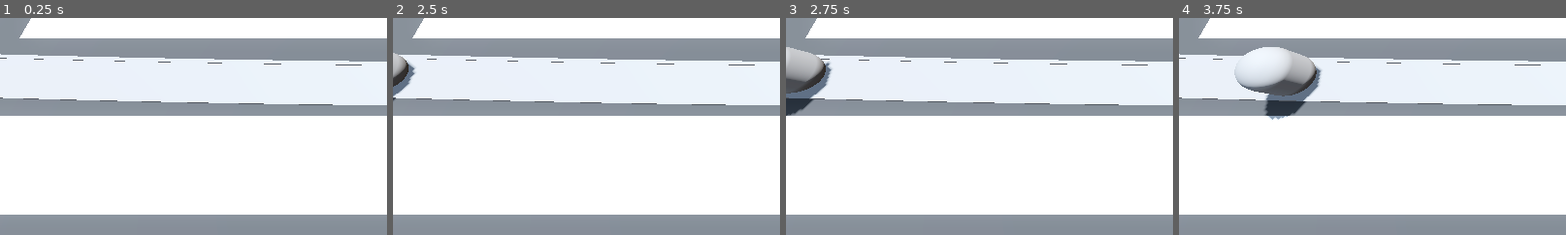
Above: before the commit, frames 1-4 (left to right).
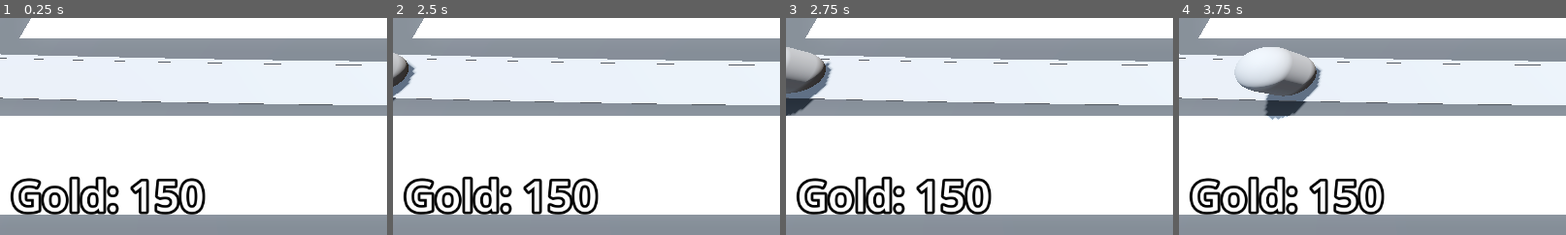
Above: after the commit, the same moments.

Repository: DapperMongoose/BarbarianBlaster
Game: Godot game, scene res://BaseLevel.tscn
The game is run twice, just before and just after one commit, with the same random seed, the same clock (stepped at 60 frames per second) and the same inputs.
Inputs (mouse positions are % of the whole screen's width and height, from its top left):
- Up to frame 1 (0.25 s): no input
- Up to frame 2 (2.5 s): tap Enter at 0.5, 2 s; move the mouse to (72, 45) at 0.52 s; press the mouse at (72, 45) at 0.53 s; tap Space at 1.25 s; move the mouse to (30, 55) at 1.27 s; release the mouse at (30, 55) at 1.28 s; click (30, 55) at 1.35 s; move the mouse to (60, 28) at 2.02 s; press the mouse at (60, 28) at 2.03 s
- Up to frame 3 (2.75 s): no input
- Up to frame 4 (3.75 s): move the mouse to (45, 70) at 2.77 s; release the mouse at (45, 70) at 2.78 s; click (45, 70) at 2.85 s; move the mouse to (80, 65) at 3.52 s; press the mouse at (80, 65) at 3.53 s
The pictures show only the part of the screen within x 0-50%, y 50-100%; the shares and areas given below are measured in that part.

The runs differ from the first frame. In frame 1, 4.0% of the frame differs, in the area x 2-54%, y 72-91%; in frame 2, 4.0%; in frame 3, 4.0%; in frame 4, 4.0%.

Commit message:
completed control nodes and UI lesson

Diff:
--- /dev/null
+++ b/Bank.gd
@@ -0,0 +1,14 @@
+extends MarginContainer
+
+@export var starting_gold := 150
+
+@onready var label: Label = $Label
+
+
+var gold: int:
+	set(gold_in):
+		gold = max(gold_in, 0)
+		label.text = "Gold: " + str(gold)
+
+func _ready() -> void:
+	gold = starting_gold
--- a/BaseLevel.tscn
+++ b/BaseLevel.tscn
@@ -7,6 +7,7 @@
 [ext_resource type="Script" path="res://EnemyPath.gd" id="3_ddfob"]
 [ext_resource type="Script" path="res://TurretManager.gd" id="5_7wwqd"]
 [ext_resource type="PackedScene" uid="uid://d0fevutngcvvu" path="res://Turret/turret.tscn" id="6_xysai"]
+[ext_resource type="Script" path="res://Bank.gd" id="8_er0lg"]
 
 [sub_resource type="ProceduralSkyMaterial" id="ProceduralSkyMaterial_8daac"]
 sky_horizon_color = Color(0.64625, 0.65575, 0.67075, 1)
@@ -30,6 +31,11 @@
 "tilts": PackedFloat32Array(0, 0, 0, 0, 0)
 }
 point_count = 5
+
+[sub_resource type="LabelSettings" id="LabelSettings_xmk5y"]
+font_size = 64
+outline_size = 16
+outline_color = Color(0, 0, 0, 1)
 
 [node name="BaseLevel" type="Node3D"]
 
@@ -113,4 +119,24 @@
 turret = ExtResource("6_xysai")
 enemy_path = NodePath("../EnemyPath")
 
+[node name="Bank" type="MarginContainer" parent="."]
+anchors_preset = 15
+anchor_right = 1.0
+anchor_bottom = 1.0
+grow_horizontal = 2
+grow_vertical = 2
+mouse_filter = 2
+theme_override_constants/margin_left = 16
+theme_override_constants/margin_top = 16
+theme_override_constants/margin_right = 16
+theme_override_constants/margin_bottom = 16
+script = ExtResource("8_er0lg")
+
+[node name="Label" type="Label" parent="Bank"]
+layout_mode = 2
+size_flags_horizontal = 0
+size_flags_vertical = 8
+text = "placeholder"
+label_settings = SubResource("LabelSettings_xmk5y")
+
 [connection signal="timeout" from="EnemyPath/Timer" to="EnemyPath" method="spawn_enemy"]
Not shown: 1 places in BaseLevel.tscn that only renumber resources
